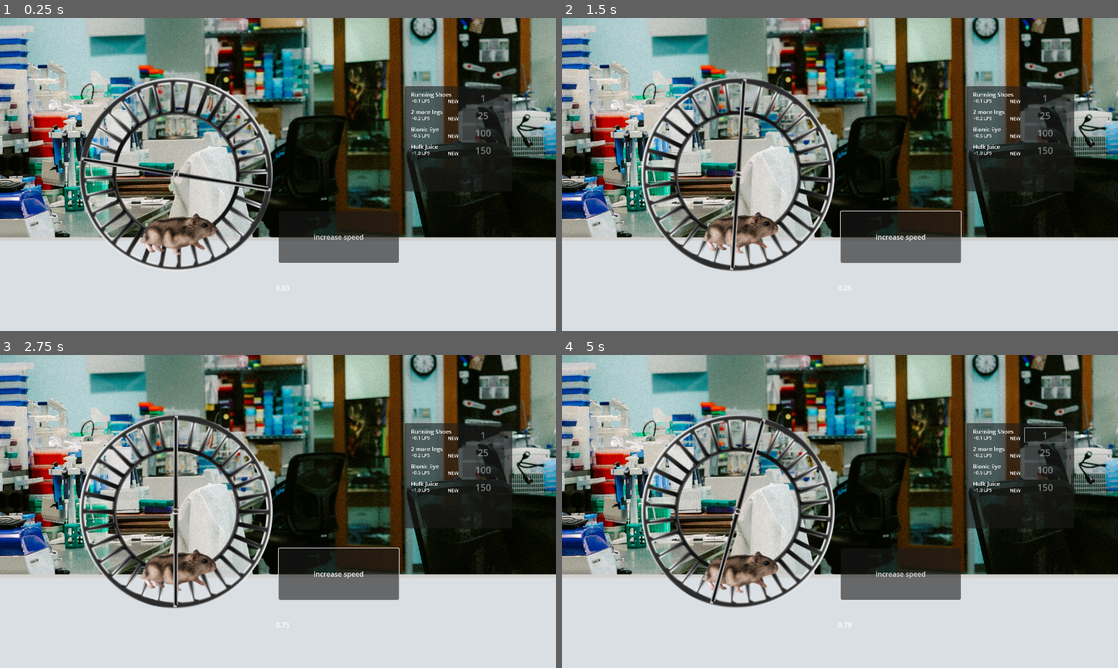
Above: before the commit, frames 1-4 (two rows, left to right).
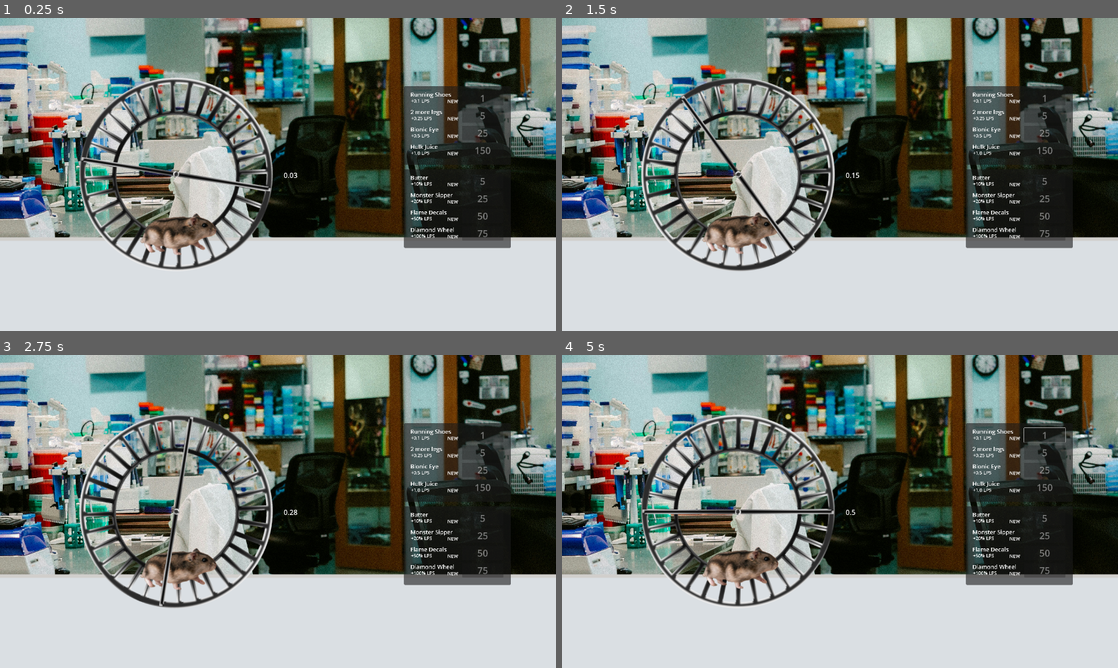
Above: after the commit, the same moments.

Repository: Trashcan445/gmtk_jam_repo
Game: Godot game, scene res://scenes/hamster_clicker.tscn
The game is run twice, just before and just after one commit, with the same random seed, the same clock (stepped at 60 frames per second) and the same inputs.
Inputs (mouse positions are in pixels of both pictures, inside the frame that each line leads up to):
- Up to frame 1 (0.25 s): no input
- Up to frame 2 (1.5 s): click (901, 237) at 0.5 s, where only the run before the commit has a clickable "increase speed"; tap Enter (ui_accept) at 1.25 s; move the mouse to (962, 158) at 1.27 s; hold Right (ui_right) from 1.28 s (still down); click (962, 158) at 1.42 s
- Up to frame 3 (2.75 s): tap Enter (ui_accept) at 1.52 s; release Right (ui_right) at 2 s; drag from (166, 527) to (250, 574) at 2.02 s
- Up to frame 4 (5 s): move the mouse to (895, 442) at 2.77 s; hold Right (ui_right) 2.78-3.5 s; click (1045, 436) at 3.5 s, where only the run before the commit has a clickable "1"; drag from (812, 574) to (673, 464) at 4.27 s

The runs differ from the first frame. In frame 1, 3.8% of the frame differs, in the area x 49-93%, y 21-88%; in frame 2, 10%; in frame 3, 9.0%; in frame 4, 11%, in the area x 14-93%, y 19-88%.

Commit message:
Menu pt 2

Diff:
--- a/gmtk_jam/scenes/hamster_clicker.tscn
+++ b/gmtk_jam/scenes/hamster_clicker.tscn
@@ -1,10 +1,11 @@
-[gd_scene load_steps=12 format=3 uid="uid://2sfk3xjnfbfl"]
+[gd_scene load_steps=13 format=3 uid="uid://2sfk3xjnfbfl"]
 
 [ext_resource type="Script" uid="uid://1rlitx3kfnc0" path="res://scripts/hamster_wheel.gd" id="1_70i32"]
 [ext_resource type="Texture2D" uid="uid://c3np3xbbtnosg" path="res://assets/art/wheel.png" id="1_wat2s"]
 [ext_resource type="Texture2D" uid="uid://b1syc4748sy2t" path="res://assets/art/Hamster.png" id="2_70i32"]
 [ext_resource type="Texture2D" uid="uid://dt8th7o3u2bfi" path="res://assets/art/wheelBar.png" id="3_qmgou"]
-[ext_resource type="Script" uid="uid://da6qw3ijsx8gs" path="res://scenes/display_string_in_label.gd" id="5_qmgou"]
+[ext_resource type="Script" uid="uid://d4mfuh4tqigep" path="res://scripts/hamster_visual_manager.gd" id="5_pbigs"]
+[ext_resource type="Script" uid="uid://da6qw3ijsx8gs" path="res://scripts/display_string_in_label.gd" id="5_qmgou"]
 [ext_resource type="PackedScene" uid="uid://bmbbycprlxm23" path="res://scenes/shop.tscn" id="6_aeqvs"]
 [ext_resource type="Texture2D" uid="uid://chmykggsovn5k" path="res://assets/art/brooke-balentine-tLI5KpfTC2s-unsplash.jpg" id="7_w8d8m"]
 [ext_resource type="Texture2D" uid="uid://biff285lvvns1" path="res://assets/art/Lab Table.png" id="8_jafe7"]
@@ -134,24 +135,13 @@
 }
 speed_scale = 0.2
 
-[node name="Button" type="Button" parent="."]
-offset_left = 1.54
-offset_top = 85.12
-offset_right = 277.54
-offset_bottom = 203.12
-text = "increase speed"
-
-[node name="Label" type="Label" parent="Button"]
-layout_mode = 0
-offset_left = -7.0
-offset_top = 164.0
-offset_right = 293.0
-offset_bottom = 329.0
-text = "I SAY HOW MUCH LOOPS"
-script = ExtResource("5_qmgou")
+[node name="HamsterVisualManager" type="Node2D" parent="Hamster_Wheel" node_paths=PackedStringArray("hamsterSprite")]
+script = ExtResource("5_pbigs")
+hamsterSprite = NodePath("../Hamster_AnimatedPivot/Hamster_FreePivot/Hamster")
+metadata/_custom_type_script = "uid://d4mfuh4tqigep"
 
 [node name="Shop" parent="." node_paths=PackedStringArray("hamster_wheel") instance=ExtResource("6_aeqvs")]
-position = Vector2(449, -84)
+position = Vector2(448, -84)
 hamster_wheel = NodePath("../Hamster_Wheel")
 
 [node name="BG_art" type="Node" parent="."]
@@ -168,6 +158,13 @@
 scale = Vector2(1.54479, 1)
 texture = ExtResource("8_jafe7")
 
-[connection signal="loops_changed" from="Hamster_Wheel" to="Button/Label" method="_on_new_float"]
+[node name="Label" type="Label" parent="."]
+offset_left = 13.0
+offset_top = -10.0
+offset_right = 313.0
+offset_bottom = 155.0
+text = "I SAY HOW MUCH LOOPS"
+script = ExtResource("5_qmgou")
+
+[connection signal="loops_changed" from="Hamster_Wheel" to="Label" method="_on_new_float"]
 [connection signal="loops_changed" from="Hamster_Wheel" to="Shop" method="loops_changed"]
-[connection signal="pressed" from="Button" to="Hamster_Wheel" method="_on_button_pressed"]
--- a/gmtk_jam/scenes/shop.tscn
+++ b/gmtk_jam/scenes/shop.tscn
@@ -1,13 +1,14 @@
-[gd_scene load_steps=8 format=3 uid="uid://bmbbycprlxm23"]
+[gd_scene load_steps=12 format=3 uid="uid://bmbbycprlxm23"]
 
-[ext_resource type="Script" uid="uid://ccsfla2fb7n0c" path="res://scenes/shop.gd" id="1_lx5au"]
+[ext_resource type="Script" uid="uid://ccsfla2fb7n0c" path="res://scripts/shop.gd" id="1_lx5au"]
 [ext_resource type="Script" uid="uid://dp7ti5a83t8p8" path="res://scripts/upgrade_hamster.gd" id="2_1l46r"]
 [ext_resource type="PackedScene" uid="uid://bbo13ptt3ymk1" path="res://scenes/upgrade_node.tscn" id="2_xfvoa"]
 
 [sub_resource type="Resource" id="Resource_032fp"]
 script = ExtResource("2_1l46r")
 name = "Running Shoes"
-lpsIncrease = 0.1
+increase = 0.1
+increase_type = 0
 costs = Array[int]([1])
 currentLevel = 0
 metadata/_custom_type_script = "uid://dp7ti5a83t8p8"
@@ -15,37 +16,76 @@
 [sub_resource type="Resource" id="Resource_2fc2m"]
 script = ExtResource("2_1l46r")
 name = "2 more legs"
-lpsIncrease = 0.2
-costs = Array[int]([25])
+increase = 0.25
+increase_type = 0
+costs = Array[int]([5])
 currentLevel = 0
 metadata/_custom_type_script = "uid://dp7ti5a83t8p8"
 
 [sub_resource type="Resource" id="Resource_8r1wq"]
 script = ExtResource("2_1l46r")
 name = "Bionic Eye"
-lpsIncrease = 0.5
-costs = Array[int]([100])
+increase = 0.5
+increase_type = 0
+costs = Array[int]([25])
 currentLevel = 0
 metadata/_custom_type_script = "uid://dp7ti5a83t8p8"
 
 [sub_resource type="Resource" id="Resource_1l46r"]
 script = ExtResource("2_1l46r")
 name = "Hulk Juice"
-lpsIncrease = 1.0
+increase = 1.0
+increase_type = 0
 costs = Array[int]([150])
+currentLevel = 0
+metadata/_custom_type_script = "uid://dp7ti5a83t8p8"
+
+[sub_resource type="Resource" id="Resource_ajxib"]
+script = ExtResource("2_1l46r")
+name = "Butter"
+increase = 0.1
+increase_type = 1
+costs = Array[int]([5])
+currentLevel = 0
+metadata/_custom_type_script = "uid://dp7ti5a83t8p8"
+
+[sub_resource type="Resource" id="Resource_y6sft"]
+script = ExtResource("2_1l46r")
+name = "Monster Sipper"
+increase = 0.2
+increase_type = 1
+costs = Array[int]([25])
+currentLevel = 0
+metadata/_custom_type_script = "uid://dp7ti5a83t8p8"
+
+[sub_resource type="Resource" id="Resource_m4ofw"]
+script = ExtResource("2_1l46r")
+name = "Flame Decals"
+increase = 0.5
+increase_type = 1
+costs = Array[int]([50])
+currentLevel = 0
+metadata/_custom_type_script = "uid://dp7ti5a83t8p8"
+
+[sub_resource type="Resource" id="Resource_heatd"]
+script = ExtResource("2_1l46r")
+name = "Diamond Wheel"
+increase = 1.0
+increase_type = 1
+costs = Array[int]([75])
 currentLevel = 0
 metadata/_custom_type_script = "uid://dp7ti5a83t8p8"
 
 [node name="Shop" type="Node2D" node_paths=PackedStringArray("upgradeDisplays")]
 script = ExtResource("1_lx5au")
-upgrades = Array[ExtResource("2_1l46r")]([SubResource("Resource_032fp"), SubResource("Resource_2fc2m"), SubResource("Resource_8r1wq"), SubResource("Resource_1l46r")])
-upgradeDisplays = [NodePath("Hamster Upgrades/Upgrade Node") …(92 unchanged characters)… dePath("Hamster Upgrades/Upgrade Node4")]
+upgrades = Array[ExtResource("2_1l46r")]([SubResource("Resource_032fp"), SubResource("Resource_2fc2m"), SubResource("Resource_8r1wq"), SubResource("Resource_1l46r"), SubResource("Resource_ajxib"), SubResource("Resource_y6sft"), SubResource("Resource_m4ofw"), SubResource("Resource_heatd")])
+upgradeDisplays = [NodePath("Hamster Upgrades/Upgrade Node") …(92 unchanged characters)… dePath("Hamster Upgrades/Upgrade Node4"), NodePath("Wheel Upgrades/Upgrade Node"), NodePath("Wheel Upgrades/Upgrade Node2"), NodePath("Wheel Upgrades/Upgrade Node3"), NodePath("Wheel Upgrades/Upgrade Node4")]
 
 [node name="Hamster Upgrades" type="Panel" parent="."]
 offset_left = -158.0
 offset_top = -119.0
-offset_right = 90.0
-offset_bottom = 123.0
+offset_right = 88.0
+offset_bottom = 62.0
 
 [node name="Upgrade Node" parent="Hamster Upgrades" instance=ExtResource("2_xfvoa")]
 position = Vector2(158, 28)
@@ -59,7 +99,29 @@
 [node name="Upgrade Node4" parent="Hamster Upgrades" instance=ExtResource("2_xfvoa")]
 position = Vector2(158, 148)
 
+[node name="Wheel Upgrades" type="Panel" parent="."]
+offset_left = -158.0
+offset_top = 72.0
+offset_right = 88.0
+offset_bottom = 253.0
+
+[node name="Upgrade Node" parent="Wheel Upgrades" instance=ExtResource("2_xfvoa")]
+position = Vector2(158, 28)
+
+[node name="Upgrade Node2" parent="Wheel Upgrades" instance=ExtResource("2_xfvoa")]
+position = Vector2(158, 68)
+
+[node name="Upgrade Node3" parent="Wheel Upgrades" instance=ExtResource("2_xfvoa")]
+position = Vector2(158, 108)
+
+[node name="Upgrade Node4" parent="Wheel Upgrades" instance=ExtResource("2_xfvoa")]
+position = Vector2(158, 148)
+
 [connection signal="purchased" from="Hamster Upgrades/Upgrade Node" to="." method="_on_upgrade_node_purchased"]
 [connection signal="purchased" from="Hamster Upgrades/Upgrade Node2" to="." method="_on_upgrade_node_purchased"]
 [connection signal="purchased" from="Hamster Upgrades/Upgrade Node3" to="." method="_on_upgrade_node_purchased"]
 [connection signal="purchased" from="Hamster Upgrades/Upgrade Node4" to="." method="_on_upgrade_node_purchased"]
+[connection signal="purchased" from="Wheel Upgrades/Upgrade Node" to="." method="_on_upgrade_node_purchased"]
+[connection signal="purchased" from="Wheel Upgrades/Upgrade Node2" to="." method="_on_upgrade_node_purchased"]
+[connection signal="purchased" from="Wheel Upgrades/Upgrade Node3" to="." method="_on_upgrade_node_purchased"]
+[connection signal="purchased" from="Wheel Upgrades/Upgrade Node4" to="." method="_on_upgrade_node_purchased"]
--- /dev/null
+++ b/gmtk_jam/scripts/hamster_visual.gd
@@ -0,0 +1,9 @@
+# HAMSTER VISUAL GD
+
+# VisualList.gd
+class_name HamsterVisual
+extends Resource
+
+@export var sprites: Array[NodePath] = []   # paths to Sprite2D nodes
+@export var useCustomHamsterColor : bool = false
+@export var customHamsterColor : Color = Color.GREEN
--- /dev/null
+++ b/gmtk_jam/scripts/hamster_visual_manager.gd
@@ -0,0 +1,16 @@
+class_name HamsterVisualManager
+extends Node2D
+
+@export var visuals: Array[HamsterVisual] = []   # “rows” in the inspector
+@export var hamsterSprite : Sprite2D
+
+func enable_visuals(ind : int, ind2 : int, enable : bool):
+	var sprite_node_path : NodePath = visuals[ind].sprites[ind2]
+	var sprite_node : Sprite2D = get_node(sprite_node_path)
+	sprite_node.visible = enable
+
+	if visuals[ind].useCustomHamsterColor:
+		hamsterSprite.modulate = visuals[ind].customHamsterColor
+
+func _ready() -> void:
+	pass
--- a/gmtk_jam/scripts/hamster_wheel.gd
+++ b/gmtk_jam/scripts/hamster_wheel.gd
@@ -12,6 +12,7 @@
 		loops_changed.emit(loops)
 
 @export var loopsPerSecond : float = 1.0
+@export var loopsPerSecondMlp : float = 1.0
 
 signal loops_changed(new_loops : float)
 # END variables
@@ -25,7 +26,7 @@
 
 # Called every frame. 'delta' is the elapsed time since the previous frame.
 func _process(delta: float) -> void:
-	loops += delta * loopsPerSecond
+	loops += delta * loopsPerSecond * loopsPerSecondMlp
 	var moduloLoops = fposmod(loops, 1.0) # 'Loops' loops between 0 and 1
 	animplayer.seek(moduloLoops)
 
--- a/gmtk_jam/scenes/shop.gd
+++ b/gmtk_jam/scripts/shop.gd
@@ -22,4 +22,8 @@
 # the buttons themselves will increase their level
 func _on_upgrade_node_purchased(upgrade_purchase : Upgrade):
 	hamster_wheel.loops -= upgrade_purchase.cost
-	hamster_wheel.loopsPerSecond += upgrade_purchase.lpsIncrease
+
+	if upgrade_purchase.increase_type == Upgrade.INCREASE_TYPE.Loops_Per_Second:
+		hamster_wheel.loopsPerSecond += upgrade_purchase.increase
+	else:
+		hamster_wheel.loopsPerSecondMlp += upgrade_purchase.increase
--- a/gmtk_jam/scripts/upgrade_display.gd
+++ b/gmtk_jam/scripts/upgrade_display.gd
@@ -12,7 +12,11 @@
 func init_display(upgradeInfo : Upgrade) -> void:
 	info = upgradeInfo
 	nameDisplay.text = info.name
-	descDisplay.text = "+" + String.num(info.lpsIncrease, 2) + " LPS"
+
+	if upgradeInfo.increase_type == Upgrade.INCREASE_TYPE.Loops_Per_Second:
+		descDisplay.text = "+" + String.num(info.increase, 2) + " LPS"
+	else:
+		descDisplay.text = "+" + str(int(info.increase*100)) + "% LPS"
 
 	if info.currentLevel==0:
 		levelDisplay.text = "NEW "
@@ -27,4 +31,4 @@
 func purchase_upgrade() -> void:
 	purchased.emit(info) # This tells shop to subtract the cost from loops
 	info.currentLevel+=1
-	button.text = str(info.cost)
+	init_display(info)
--- a/gmtk_jam/scripts/upgrade_hamster.gd
+++ b/gmtk_jam/scripts/upgrade_hamster.gd
@@ -3,9 +3,15 @@
 extends Resource
 class_name Upgrade
 @export var name : String = "Unnamed Upgrade"
-@export var lpsIncrease : float = 0.1
+@export var increase : float = 0.1
+@export var increase_type : INCREASE_TYPE = INCREASE_TYPE.Loops_Per_Second
 @export var costs : Array[int] = []
 @export var currentLevel : int = 0
+
+enum INCREASE_TYPE{
+	Loops_Per_Second,
+	Loops_Per_Second_Mult
+}
 
 var cost: int:
 	get:
Renamed: gmtk_jam/scenes/display_string_in_label.gd -> gmtk_jam/scripts/display_string_in_label.gd
Renamed: gmtk_jam/scenes/display_string_in_label.gd.uid -> gmtk_jam/scripts/display_string_in_label.gd.uid
Not shown, added: gmtk_jam/scripts/hamster_visual.gd.uid
Not shown, added: gmtk_jam/scripts/hamster_visual_manager.gd.uid
Renamed: gmtk_jam/scenes/shop.gd.uid -> gmtk_jam/scripts/shop.gd.uid
